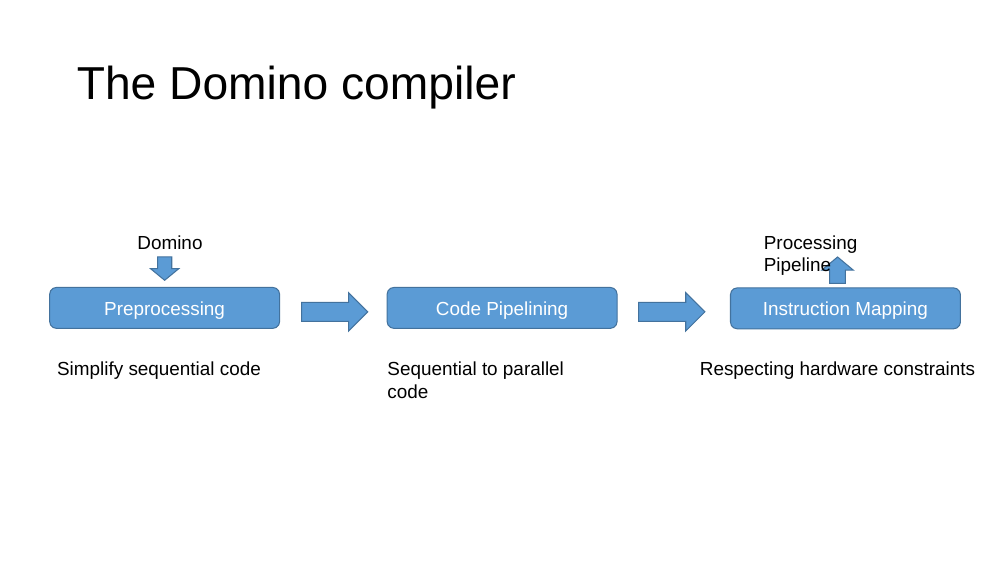
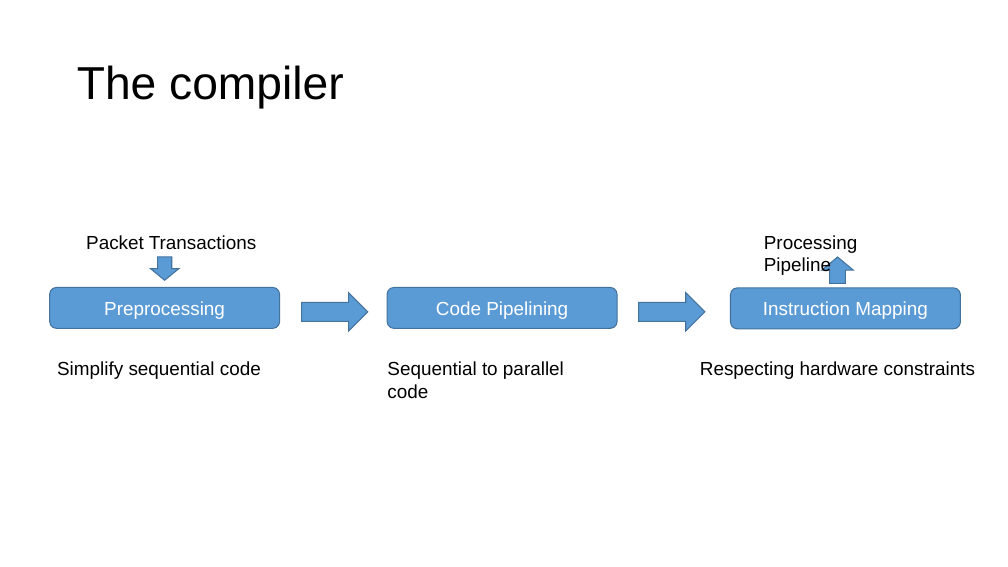
Before and after one commit to anirudhSK/pifo-domino-marple-ppts, a slide deck: slide 19 of domino_pifo.pptx. Drawn at 1008x567 pixels with LibreOffice and Linux fonts; fonts in the diff are those of the drawing. Boxes give left, top, right and bottom in pixels: in the first picture for what was removed or moved away, otherwise in the second. Text is boxed around its words. In the diff, an @@ line names an element or a change of style, - is before the commit and + after.

Commit message:
Remove the term domino; one more rehearsal: 44:45 now

```diff
--- a/domino_pifo.pptx
+++ b/domino_pifo.pptx
@@ title at [77,65,344,109]: text changed @@
-The Domino compiler
+The compiler
@@ text at [86,235,256,250]: text changed @@
-Domino
+Packet Transactions
```
Also in this commit, not shown: 1 other slide changed.
